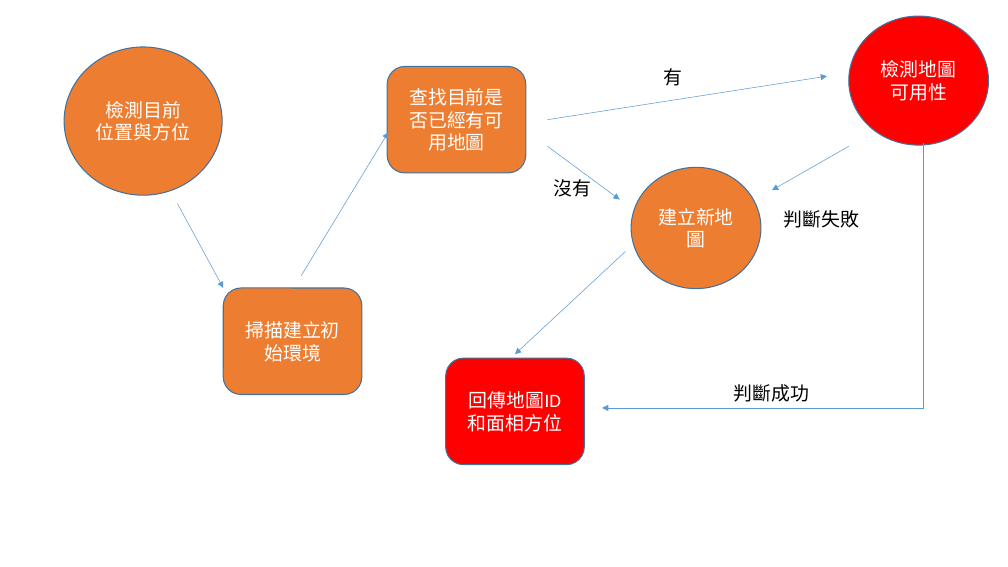
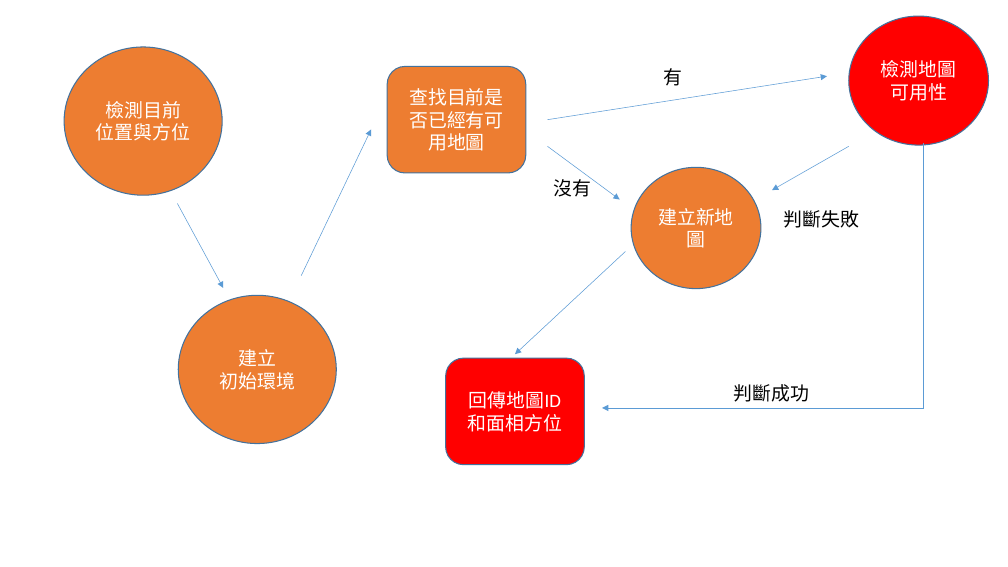
Before and after one commit to mskhrk/nttu_smartCar, a slide deck: slide 12 of document/運作流程圖.pptx (slide 9 before the commit). Drawn at 1008x567 pixels with LibreOffice and Linux fonts; fonts in the diff are those of the drawing. Boxes give left, top, right and bottom in pixels: in the first picture for what was removed or moved away, otherwise in the second. Text is boxed around its words. In the diff, an @@ line names an element or a change of style, - is before the commit and + after.

```diff
--- a/document/運作流程圖.pptx
+++ b/document/運作流程圖.pptx
@@ arrow moved from (301, 276) - (389, 132) to (301, 276) - (371, 129) @@
@@ ellipse "建立 初始環境": place and size @@
-ellipse "建立 初始環境" at (223, 288, 361, 395)
+ellipse "建立 初始環境" at (178, 296, 337, 444)
@@ ellipse "建立 初始環境" at (178, 296, 337, 444): rounded rectangle to ellipse @@
@@ text in ellipse at (219, 349, 295, 390): text changed @@
-掃描建立初始環境
+建立
+初始環境
```
Also in this commit, not shown: 9 other slides changed, 4 slides added, 2 slides removed, 3 other files.
